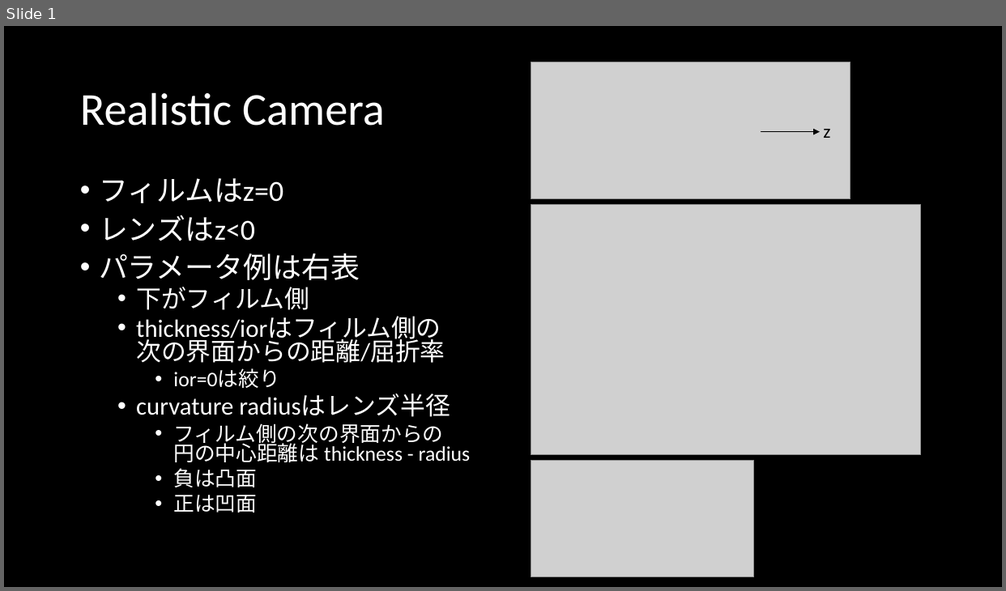
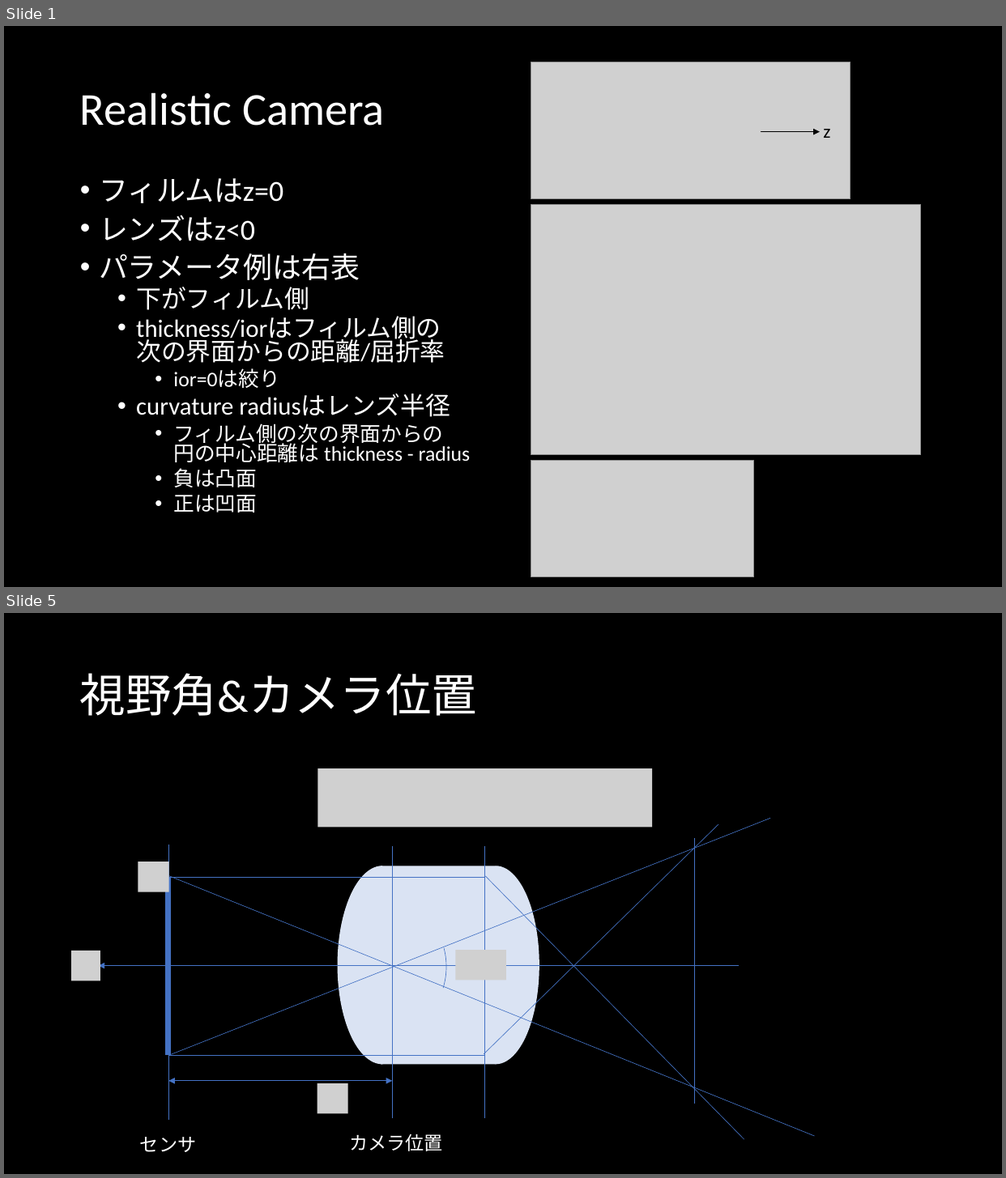
Before and after one commit to s141044/private, a slide deck: memo/Realistic Camera.pptx. Shown one above the other, each under a label of ours: slide 1 before the commit, slides 1 and 5 after it; the slides between them are not shown. The pictures are 1006x591 and 1006x1178 pixels, drawn with LibreOffice and Linux fonts; fonts in the diff are those of the drawing; grey boxes stand for pictures. Boxes give left, top, right and bottom in pixels: in the first picture for what was removed or moved away, otherwise in the second. Text is boxed around its words. In the diff, an @@ line names an element or a change of style, - is before the commit and + after.

```diff
--- a/memo/Realistic Camera.pptx
+++ b/memo/Realistic Camera.pptx
@@ slide 5 added at [4,613,1002,1174], background #000000 @@
@@ title added at [80,673,477,716], 44 pt, text #FFFFFF @@
+視野角&カメラ位置
@@ picture added at [317,769,652,827] @@
@@ line added from (485, 1119) to (485, 846), #4472C4 0.5 pt @@
@@ picture added at [138,862,168,892] @@
@@ line added from (169, 877) to (485, 877), #4472C4 0.5 pt @@
@@ picture added at [455,950,506,980] @@
@@ double arrow added from (393, 1081) to (168, 1081), #4472C4 0.5 pt @@
@@ picture added at [317,1084,347,1114] @@
@@ group added at [71,818,815,1152]: 9 lines, 2 pie slice (boxed as its full ellipse)s, 2 texts, 1 rectangle, 1 arrow, 1 picture, 1 arc (boxed as its full ellipse) @@
+センサ
+カメラ位置
```
Also in this commit, not shown: 2 slides changed, 7 other slides added, 9 other files.
